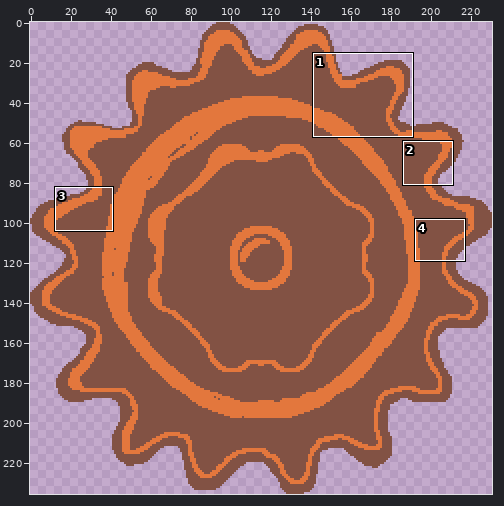
One commit to this pixel-art file: lockdeck/assets/lock/gear.aseprite. Above, an overview of the earlier version with the close-up marked.
Close-up. Before:
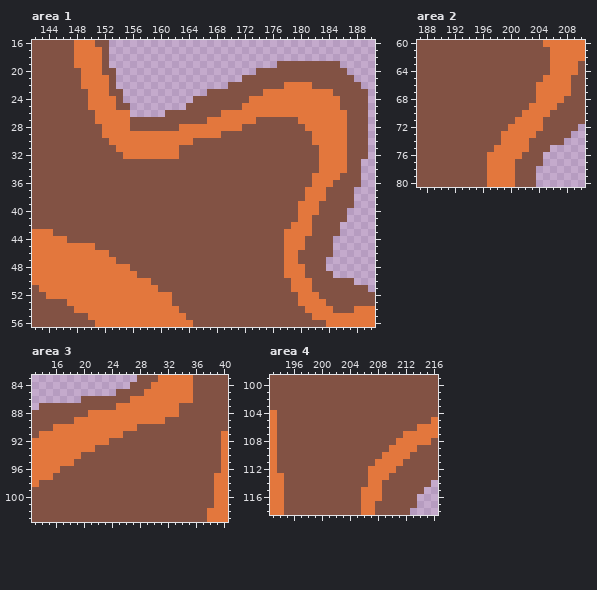
231x236 pixels, 1 frame. Shown: area 1: x 142..190, y 16..56; area 2: x 187..210, y 60..80; area 3: x 13..40, y 83..103; area 4: x 193..216, y 99..118. The commit also changed other parts of the picture, which this record leaves out.
Once edited:
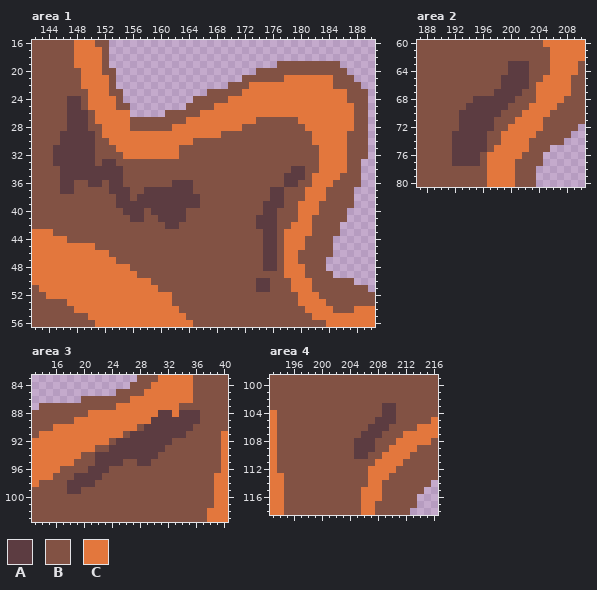
Palette (. is transparent): A #5c3c41  B #825244  C #e3773d
Edits made:
Changed rows in their new state; - is an unchanged pixel.
Area 1, layer "Layer 2":
first column x 145:
21 ---------------------------------CCCCCCC---
22 ----------------------------CCCCC----CCC---
23 ---------------------------CCC----------CC-
24 --AA---------------------CCC-------------C-
25 --AA-------------------CCCC--------------CC
26 --AAA----------------CCC------------------C
27 --AAA--------------CCC--------------------C
28 --AAA------------C------------------------C
29 -AAAAA-------------------------------------
30 -AAAAA-------------------------------------
31 AAAAAA-------------------------------------
32 AAAAAA-------------------------------------
33 AAAAAA-AA----------------------------------
34 -AAAAAAAAA------------------------AA-------
35 -AAAAAAAAA-----------------------AAA-------
36 -AA--AA-AA-------AAA-------------AA--------
37 -AA-----AAA--AAAAAAA-----------AA----------
38 ---------AA-AAAAAAAAA----------AA----------
39 ---------AAAAAAAAAAAA---------AAA----------
40 ----------AAA-AAAAA-----------AA-----------
41 -----------AA--AAAA----------AAA-----------
42 ----------------AA-----------AAA-----------
43 ------------------------------AA-----------
44 ------------------------------AA-----------
45 ------------------------------AA-----------
46 ------------------------------AA-----------
47 ------------------------------AA-----------
48 ------------------------------AA-----------
50 -----------------------------AA------------
51 -----------------------------AA------------
Area 2, layer "Layer 2":
first column x 192:
63 --------AAA
64 --------AAA
65 -------AAAA
66 -------AAAA
67 ------AAAA-
68 ---AAAAAA--
69 --AAAAAA---
70 -AAAAAA----
71 -AAAAA-----
72 -AAAAA-----
73 AAAAA------
74 AAAAA------
75 AAAAA------
76 AAAA-------
77 AAAA-------
Area 3, layer "Layer 2":
first column x 18:
 88 -------------AA-AAA
 89 ------------AAAAAAA
 90 -----------AAAAAAA-
 91 ---------AAAAAAAA--
 92 -------AAAAAAAA----
 93 ------AAAAAAAA-----
 94 ----AAAAAAAAA------
 95 ----AAAA--AA-------
 96 ---AAA-------------
 97 -AAAA--------------
 98 AAAA---------------
 99 AA-----------------
Area 4, layer "Layer 2":
first column x 205:
103 ----AA
104 ----AA
105 ---AAA
106 --AAA-
107 -AAA--
108 AAA---
109 AAA---
110 AA----
Changed places in both close-ups, as pixel boxes (x1, y1, x2, y2):
changed: (53, 75, 354, 292)
changed: (452, 61, 529, 166)
changed: (67, 410, 200, 494)
changed: (354, 403, 396, 459)
